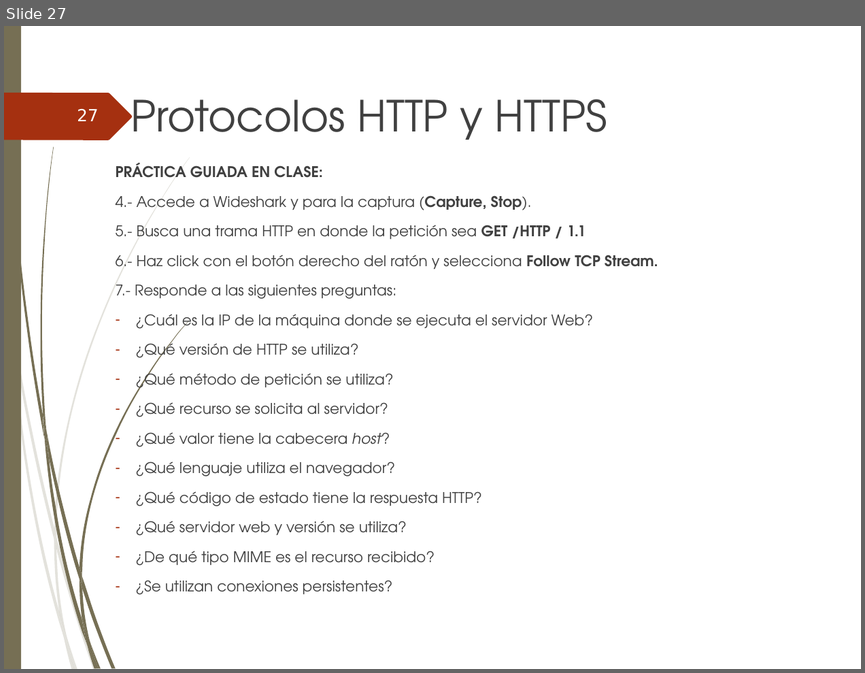
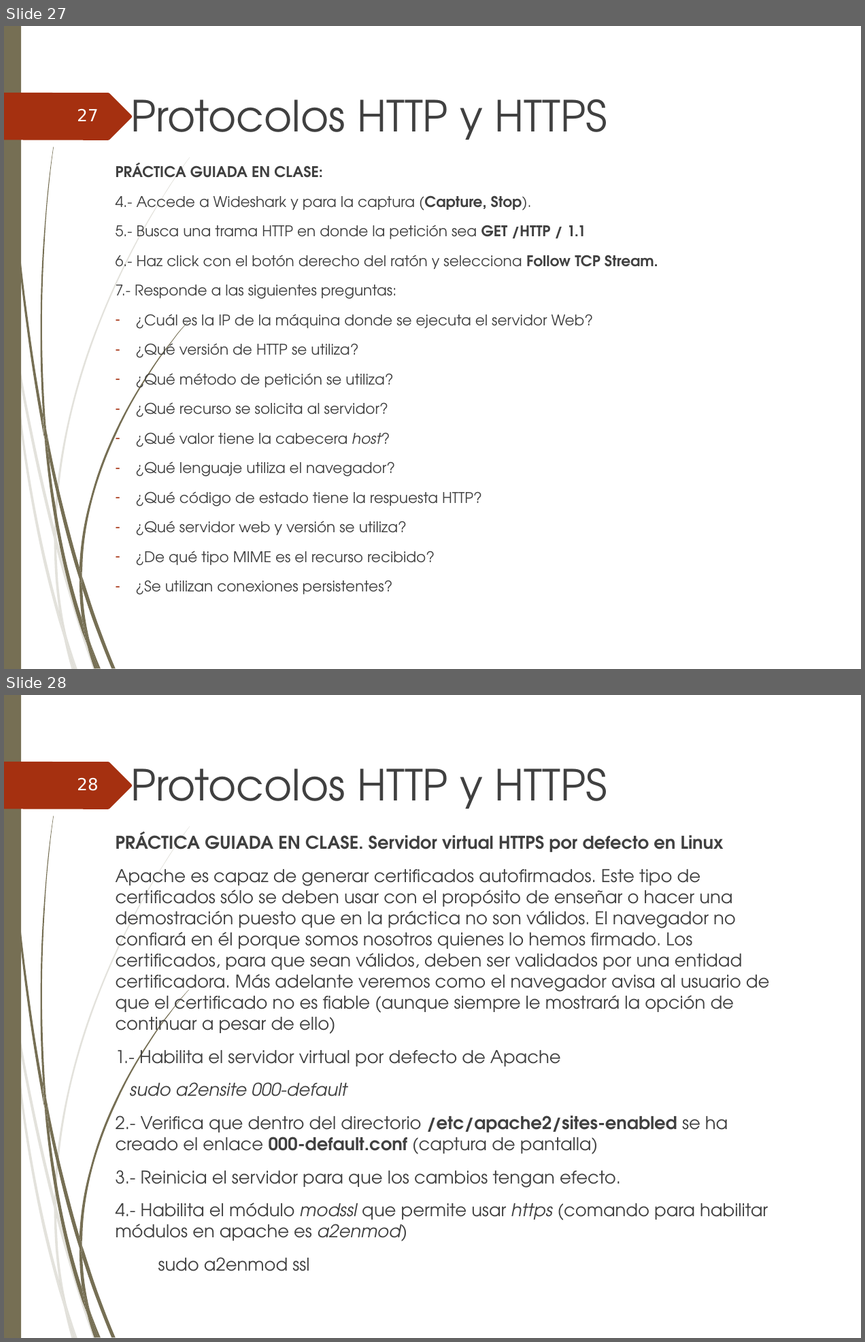
Before and after one commit to ammDAW/daw, a slide deck: 2_DAW/DAW - Beatriz/Unidad2/UT2_Administracion de servidores web.ppt. Shown one above the other, each under a label of ours: slide 27 before the commit, slides 27 and 28 after it. The pictures are 865x673 and 865x1342 pixels, drawn with LibreOffice and Linux fonts; fonts in the diff are those of the drawing; background and template pictures are left out. Boxes give left, top, right and bottom in pixels: in the first picture for what was removed or moved away, otherwise in the second. Text is boxed around its words. In the diff, an @@ line names an element or a change of style, - is before the commit and + after.

```diff
--- a/2_DAW/DAW - Beatriz/Unidad2/UT2_Administracion de servidores web.ppt
+++ b/2_DAW/DAW - Beatriz/Unidad2/UT2_Administracion de servidores web.ppt
@@ slide 28 added at (4, 695, 861, 1338), background picture (left out); not listed: 24 template elements that a slide beside it also shows @@
@@ title added at (130, 768, 607, 809), 36 pt, text #404040 @@
+Protocolos HTTP y HTTPS
@@ page number added at (77, 778, 98, 791), 14 pt, text #FEFFFF @@
+28
@@ text added at (116, 831, 769, 1271), 14.8 pt, text #404040 @@
+PRÁCTICA GUIADA EN CLASE. Servidor virtual HTTPS por defecto en Linux
+Apache es capaz de generar certificados autofirmados. Este tipo de certificados sólo se deben usar con el propósito de enseñar o hacer una demostración puesto que en la práctica no son válidos. El navegador no confiará en él porque somos nosotros quienes lo hemos firmado. Los certificados, para que sean válidos, deben ser validados por una entidad certificadora. Más adelante veremos como el navegador avisa al usuario de que el certificado no es fiable (aunque siempre le mostrará la opción de continuar a pesar de ello)
+1.- Habilita el servidor virtual por defecto de Apache
+sudo a2ensite 000-default
+2.- Verifica que dentro del directorio /etc/apache2/sites-enabled se ha creado el enlace 000-default.conf (captura de pantalla)
+3.- Reinicia el servidor para que los cambios tengan efecto.
+4.- Habilita el módulo modssl que permite usar https (comando para habilitar módulos en apache es a2enmod)
+sudo a2enmod ssl
```
Also in this commit, not shown: 2 slides changed, 10 other slides added, 2 other files.
